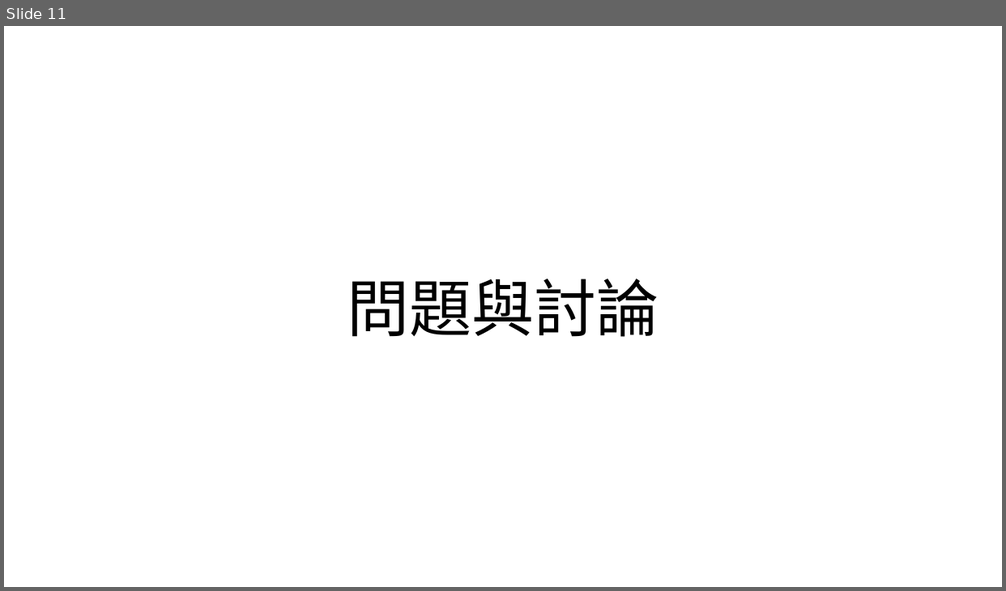
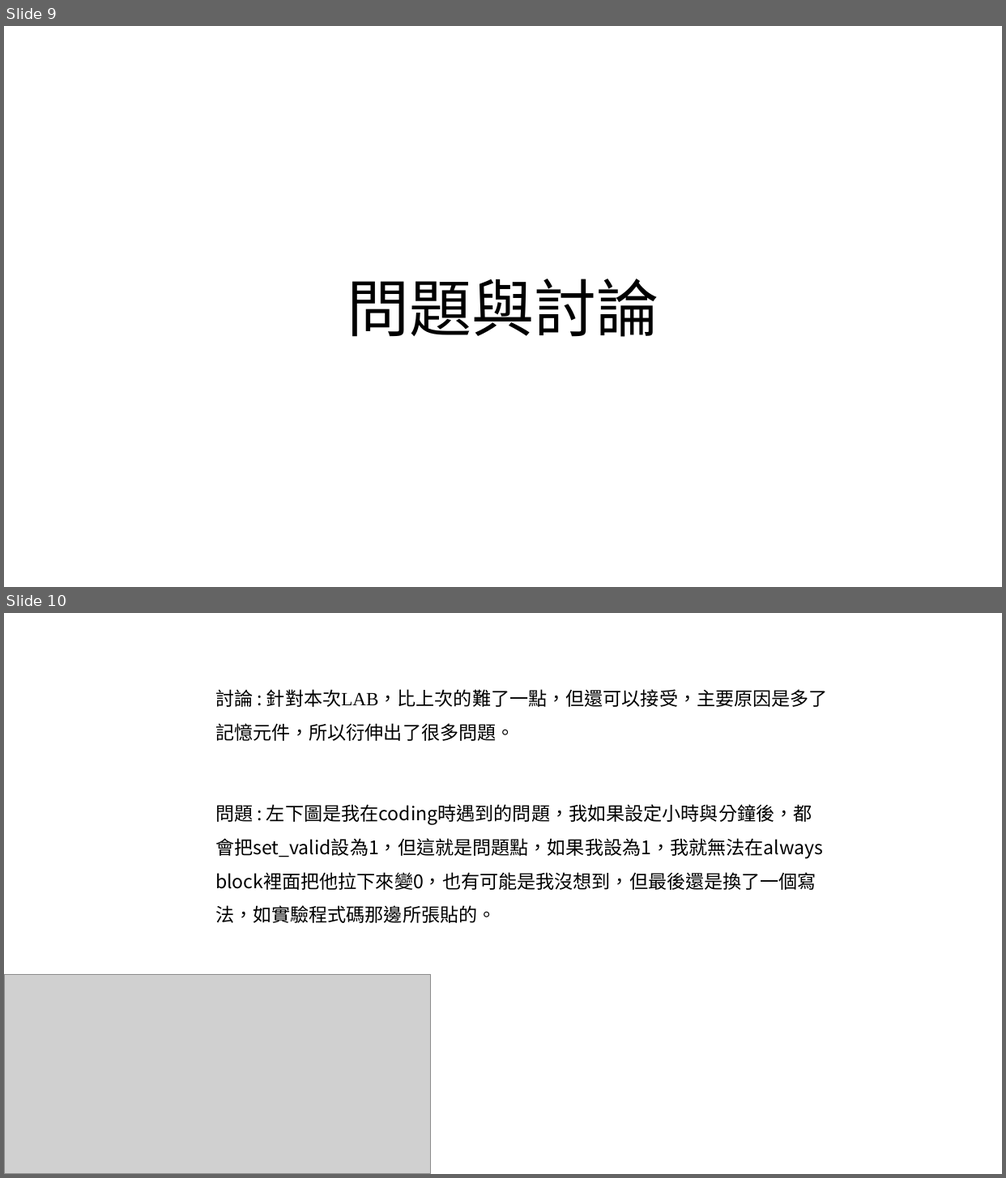
Before and after one commit to b0742020/Course_FPGA, a slide deck: LAB02/lab2_312651057.pptx. Shown one above the other, each under a label of ours: slide 11 before the commit, slides 9 and 10 after it. The pictures are 1006x591 and 1006x1178 pixels, drawn with LibreOffice and Linux fonts; fonts in the diff are those of the drawing; grey boxes stand for pictures. Boxes give left, top, right and bottom in pixels: in the first picture for what was removed or moved away, otherwise in the second. Text is boxed around its words. In the diff, an @@ line names an element or a change of style, - is before the commit and + after.

```diff
--- a/LAB02/lab2_312651057.pptx
+++ b/LAB02/lab2_312651057.pptx
@@ slide 10 added at [4, 613, 1002, 1174], background #FFFFFF @@
@@ text added at [215, 689, 828, 741], 18 pt, text #000000 @@
+討論 : 針對本次LAB，比上次的難了一點，但還可以接受，主要原因是多了記憶元件，所以衍伸出了很多問題。
@@ text added at [215, 804, 823, 923], 18 pt, text #000000 @@
+問題 : 左下圖是我在coding時遇到的問題，我如果設定小時與分鐘後，都會把set_valid設為1，但這就是問題點，如果我設為1，我就無法在always block裡面把他拉下來變0，也有可能是我沒想到，但最後還是換了一個寫法，如實驗程式碼那邊所張貼的。
@@ picture added at [4, 974, 430, 1174] @@
@@ what was slide 11 is now slide 9 @@
```
Also in this commit, not shown: 1 other slide added, 4 slides removed, 6 other files.
